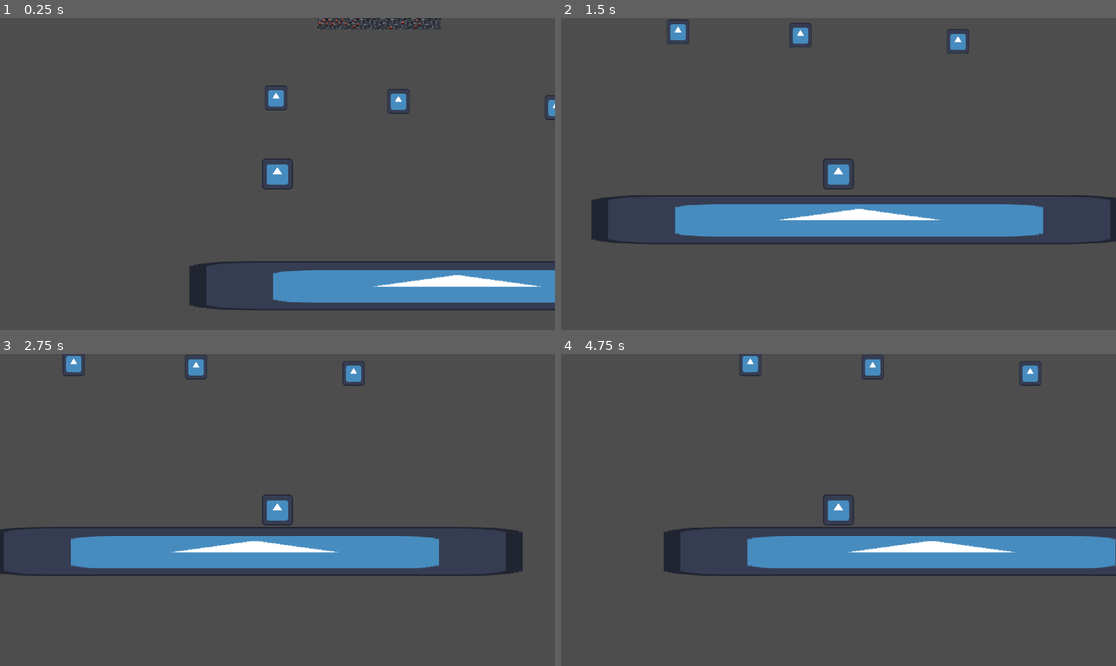
Above: before the commit, frames 1-4 (two rows, left to right).
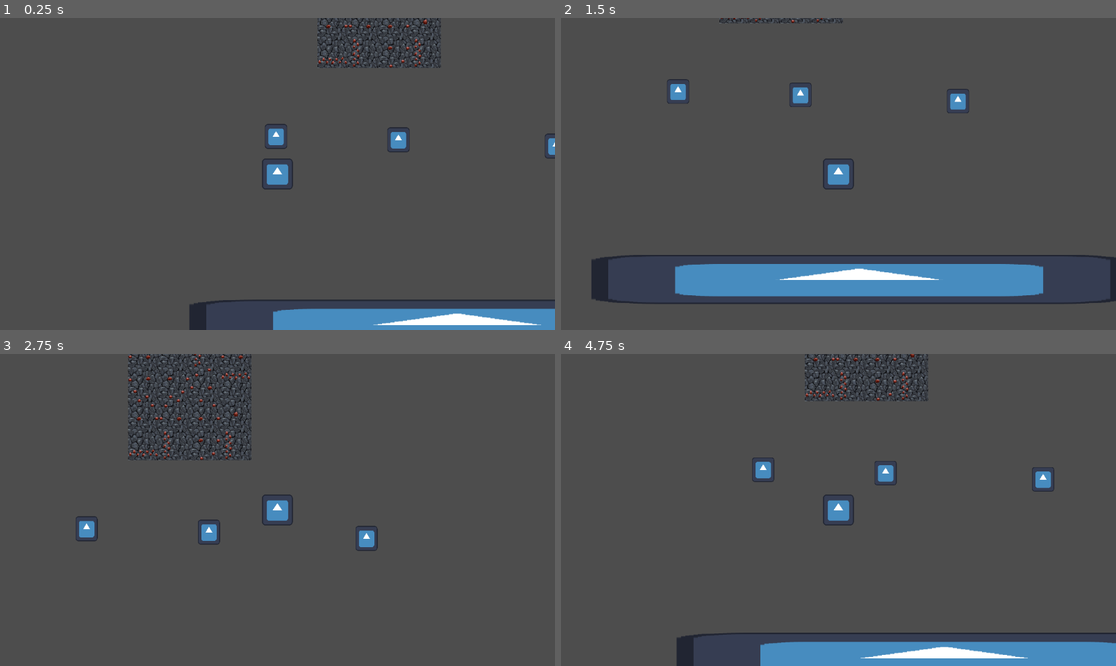
Above: after the commit, the same moments.

Repository: Tylefrost/Dyno
Game: Godot game, scene res://level_1.tscn
Two runs of this game, one before a commit and one after it. Both use one fixed random seed, a clock stepped at 60 frames per second and the inputs below. The engine's default icon, where the game draws it, is replaced by a stand-in: a white triangle on a blue panel in a dark square.
Inputs (mouse positions are in pixels of both pictures, inside the frame that each line leads up to):
- Up to frame 1 (0.25 s): no input
- Up to frame 2 (1.5 s): move the mouse to (960, 158) at 0.52 s; hold D (right) 0.53-1.28 s; click (960, 158) at 0.6 s; tap Space (jump) at 0.77, 0.8, 1.07, 1.35 s; move the mouse to (727, 189) at 1.27 s; hold A (left) from 1.28 s (still down)
- Up to frame 3 (2.75 s): tap Space (jump) at 1.52, 1.82, 2.3 s; click (166, 525) at 1.55 s; move the mouse to (333, 441) at 2.02 s; release A (left) at 2.03 s; hold D (right) from 2.03 s (still down); click (333, 441) at 2.1 s
- Up to frame 4 (4.75 s): move the mouse to (810, 572) at 2.77 s; click (810, 572) at 2.85 s; tap Space (jump) at 3.02, 3.32, 3.6, 3.77, 4.07, 4.52 s; move the mouse to (1005, 556) at 3.52 s; release D (right) at 3.53 s; hold A (left) from 3.53 s (still down); move the mouse to (672, 463) at 4.27 s; click (672, 463) at 4.35 s

The runs differ from the first frame. In frame 1, 12% of the frame differs, in the area x 34-100%, y 0-100%; in frame 2, 18%, in the area x 5-100%, y 0-92%; in frame 3, 12%; in frame 4, 16%.

Commit message:
fixed jumping and better raycasts

Diff:
--- a/player.gd
+++ b/player.gd
@@ -2,11 +2,11 @@
 class_name Player
 
 #affects swing and jump
-@export var gravity_strength = 50
+@export var gravity_strength = 30
 
 #jumping
 @export var max_jump_force = 1000
-@export var min_jump_force = 100
+@export var min_jump_force = 300
 @export var jump_charge_time = 1
 var is_charging_jump = false
 var charge_start_time = 0
@@ -84,8 +84,9 @@
 
 func get_hook_pos():
 	for raycast in $Raycast.get_children():
-		if raycast.is_colliding():
-			return raycast.get_collision_point()
+		for individual_raycast in raycast.get_children():
+			if individual_raycast.is_colliding():
+				return individual_raycast.get_collision_point()
 
 func swing(delta):
 	var radius = global_position - hook_pos
--- a/player.tscn
+++ b/player.tscn
@@ -22,137 +22,546 @@
 metadata/_edit_lock_ = true
 
 [node name="Raycast" type="Node2D" parent="."]
-rotation = 4.71239
-scale = Vector2(0.4, 0.4)
-
-[node name="RayCast2D" type="RayCast2D" parent="Raycast"]
+
+[node name="Raycast4" type="Node2D" parent="Raycast"]
+scale = Vector2(0.3, 0.3)
+
+[node name="RayCast2D" type="RayCast2D" parent="Raycast/Raycast4"]
 position = Vector2(100, 0)
 rotation = 4.71239
 target_position = Vector2(0, 500)
 collision_mask = 2
 
-[node name="RayCast2D2" type="RayCast2D" parent="Raycast"]
+[node name="RayCast2D2" type="RayCast2D" parent="Raycast/Raycast4"]
 position = Vector2(100, 5)
 rotation = 4.71239
 skew = 0.0872665
 target_position = Vector2(2.08165e-12, 500)
 collision_mask = 2
 
-[node name="RayCast2D3" type="RayCast2D" parent="Raycast"]
+[node name="RayCast2D3" type="RayCast2D" parent="Raycast/Raycast4"]
 position = Vector2(100, -5)
 rotation = 4.71239
 skew = -0.0872665
 target_position = Vector2(0, 500)
 collision_mask = 2
 
-[node name="RayCast2D4" type="RayCast2D" parent="Raycast"]
+[node name="RayCast2D4" type="RayCast2D" parent="Raycast/Raycast4"]
 position = Vector2(100, 10)
 rotation = 4.71239
 skew = 0.174533
 target_position = Vector2(2.08165e-12, 500)
 collision_mask = 2
 
-[node name="RayCast2D5" type="RayCast2D" parent="Raycast"]
+[node name="RayCast2D5" type="RayCast2D" parent="Raycast/Raycast4"]
 position = Vector2(100, -10)
 rotation = 4.71239
 skew = -0.174533
 target_position = Vector2(2.08165e-12, 500)
 collision_mask = 2
 
-[node name="RayCast2D6" type="RayCast2D" parent="Raycast"]
+[node name="RayCast2D6" type="RayCast2D" parent="Raycast/Raycast4"]
 position = Vector2(100, 15)
 rotation = 4.71239
 skew = 0.261799
 target_position = Vector2(2.08165e-12, 500)
 collision_mask = 2
 
-[node name="RayCast2D7" type="RayCast2D" parent="Raycast"]
+[node name="RayCast2D7" type="RayCast2D" parent="Raycast/Raycast4"]
 position = Vector2(100, -15)
 rotation = 4.71239
 skew = -0.261799
 target_position = Vector2(2.08165e-12, 500)
 collision_mask = 2
 
-[node name="RayCast2D8" type="RayCast2D" parent="Raycast"]
+[node name="RayCast2D8" type="RayCast2D" parent="Raycast/Raycast4"]
 position = Vector2(100, 20)
 rotation = 4.71239
 skew = 0.349066
 target_position = Vector2(2.08165e-12, 500)
 collision_mask = 2
 
-[node name="RayCast2D9" type="RayCast2D" parent="Raycast"]
+[node name="RayCast2D9" type="RayCast2D" parent="Raycast/Raycast4"]
 position = Vector2(100, -20)
 rotation = 4.71239
 skew = -0.349066
 target_position = Vector2(2.08165e-12, 500)
 collision_mask = 2
 
-[node name="RayCast2D10" type="RayCast2D" parent="Raycast"]
+[node name="RayCast2D10" type="RayCast2D" parent="Raycast/Raycast4"]
 position = Vector2(100, 25)
 rotation = 4.71239
 skew = 0.436332
 target_position = Vector2(2.08165e-12, 500)
 collision_mask = 2
 
-[node name="RayCast2D11" type="RayCast2D" parent="Raycast"]
+[node name="RayCast2D11" type="RayCast2D" parent="Raycast/Raycast4"]
 position = Vector2(100, -25)
 rotation = 4.71239
 skew = -0.436332
 target_position = Vector2(2.08165e-12, 500)
 collision_mask = 2
 
-[node name="RayCast2D12" type="RayCast2D" parent="Raycast"]
+[node name="RayCast2D12" type="RayCast2D" parent="Raycast/Raycast4"]
 position = Vector2(100, 30)
 rotation = 4.71239
 skew = 0.523599
 target_position = Vector2(2.08165e-12, 500)
 collision_mask = 2
 
-[node name="RayCast2D13" type="RayCast2D" parent="Raycast"]
+[node name="RayCast2D13" type="RayCast2D" parent="Raycast/Raycast4"]
 position = Vector2(100, -30)
 rotation = 4.71239
 skew = -0.523599
 target_position = Vector2(2.08165e-12, 500)
 collision_mask = 2
 
-[node name="RayCast2D14" type="RayCast2D" parent="Raycast"]
+[node name="RayCast2D14" type="RayCast2D" parent="Raycast/Raycast4"]
 position = Vector2(100, 35)
 rotation = 4.71239
 skew = 0.610865
 target_position = Vector2(2.08165e-12, 500)
 collision_mask = 2
 
-[node name="RayCast2D15" type="RayCast2D" parent="Raycast"]
+[node name="RayCast2D15" type="RayCast2D" parent="Raycast/Raycast4"]
 position = Vector2(100, -35)
 rotation = 4.71239
 skew = -0.610865
 target_position = Vector2(2.08165e-12, 500)
 collision_mask = 2
 
-[node name="RayCast2D16" type="RayCast2D" parent="Raycast"]
+[node name="RayCast2D16" type="RayCast2D" parent="Raycast/Raycast4"]
 position = Vector2(100, 40)
 rotation = 4.71239
 skew = 0.698132
 target_position = Vector2(2.08165e-12, 500)
 collision_mask = 2
 
-[node name="RayCast2D17" type="RayCast2D" parent="Raycast"]
+[node name="RayCast2D17" type="RayCast2D" parent="Raycast/Raycast4"]
 position = Vector2(100, -40)
 rotation = 4.71239
 skew = -0.698132
 target_position = Vector2(2.08165e-12, 500)
 collision_mask = 2
 
-[node name="RayCast2D18" type="RayCast2D" parent="Raycast"]
+[node name="RayCast2D18" type="RayCast2D" parent="Raycast/Raycast4"]
 position = Vector2(100, 45)
 rotation = 4.71239
 skew = 0.785398
 target_position = Vector2(2.08165e-12, 500)
 collision_mask = 2
 
-[node name="RayCast2D19" type="RayCast2D" parent="Raycast"]
+[node name="RayCast2D19" type="RayCast2D" parent="Raycast/Raycast4"]
 position = Vector2(100, -45)
 rotation = 4.71239
 skew = -0.785398
 target_position = Vector2(2.08165e-12, 500)
 collision_mask = 2
+
+[node name="Raycast3" type="Node2D" parent="Raycast"]
+rotation = 1.5708
+scale = Vector2(0.3, 0.3)
+
+[node name="RayCast2D" type="RayCast2D" parent="Raycast/Raycast3"]
+position = Vector2(100, 0)
+rotation = 4.71239
+target_position = Vector2(0, 500)
+collision_mask = 2
+
+[node name="RayCast2D2" type="RayCast2D" parent="Raycast/Raycast3"]
+position = Vector2(100, 5)
+rotation = 4.71239
+skew = 0.0872665
+target_position = Vector2(2.08165e-12, 500)
+collision_mask = 2
+
+[node name="RayCast2D3" type="RayCast2D" parent="Raycast/Raycast3"]
+position = Vector2(100, -5)
+rotation = 4.71239
+skew = -0.0872665
+target_position = Vector2(0, 500)
+collision_mask = 2
+
+[node name="RayCast2D4" type="RayCast2D" parent="Raycast/Raycast3"]
+position = Vector2(100, 10)
+rotation = 4.71239
+skew = 0.174533
+target_position = Vector2(2.08165e-12, 500)
+collision_mask = 2
+
+[node name="RayCast2D5" type="RayCast2D" parent="Raycast/Raycast3"]
+position = Vector2(100, -10)
+rotation = 4.71239
+skew = -0.174533
+target_position = Vector2(2.08165e-12, 500)
+collision_mask = 2
+
+[node name="RayCast2D6" type="RayCast2D" parent="Raycast/Raycast3"]
+position = Vector2(100, 15)
+rotation = 4.71239
+skew = 0.261799
+target_position = Vector2(2.08165e-12, 500)
+collision_mask = 2
+
+[node name="RayCast2D7" type="RayCast2D" parent="Raycast/Raycast3"]
+position = Vector2(100, -15)
+rotation = 4.71239
+skew = -0.261799
+target_position = Vector2(2.08165e-12, 500)
+collision_mask = 2
+
+[node name="RayCast2D8" type="RayCast2D" parent="Raycast/Raycast3"]
+position = Vector2(100, 20)
+rotation = 4.71239
+skew = 0.349066
+target_position = Vector2(2.08165e-12, 500)
+collision_mask = 2
+
+[node name="RayCast2D9" type="RayCast2D" parent="Raycast/Raycast3"]
+position = Vector2(100, -20)
+rotation = 4.71239
+skew = -0.349066
+target_position = Vector2(2.08165e-12, 500)
+collision_mask = 2
+
+[node name="RayCast2D10" type="RayCast2D" parent="Raycast/Raycast3"]
+position = Vector2(100, 25)
+rotation = 4.71239
+skew = 0.436332
+target_position = Vector2(2.08165e-12, 500)
+collision_mask = 2
+
+[node name="RayCast2D11" type="RayCast2D" parent="Raycast/Raycast3"]
+position = Vector2(100, -25)
+rotation = 4.71239
+skew = -0.436332
+target_position = Vector2(2.08165e-12, 500)
+collision_mask = 2
+
+[node name="RayCast2D12" type="RayCast2D" parent="Raycast/Raycast3"]
+position = Vector2(100, 30)
+rotation = 4.71239
+skew = 0.523599
+target_position = Vector2(2.08165e-12, 500)
+collision_mask = 2
+
+[node name="RayCast2D13" type="RayCast2D" parent="Raycast/Raycast3"]
+position = Vector2(100, -30)
+rotation = 4.71239
+skew = -0.523599
+target_position = Vector2(2.08165e-12, 500)
+collision_mask = 2
+
+[node name="RayCast2D14" type="RayCast2D" parent="Raycast/Raycast3"]
+position = Vector2(100, 35)
+rotation = 4.71239
+skew = 0.610865
+target_position = Vector2(2.08165e-12, 500)
+collision_mask = 2
+
+[node name="RayCast2D15" type="RayCast2D" parent="Raycast/Raycast3"]
+position = Vector2(100, -35)
+rotation = 4.71239
+skew = -0.610865
+target_position = Vector2(2.08165e-12, 500)
+collision_mask = 2
+
+[node name="RayCast2D16" type="RayCast2D" parent="Raycast/Raycast3"]
+position = Vector2(100, 40)
+rotation = 4.71239
+skew = 0.698132
+target_position = Vector2(2.08165e-12, 500)
+collision_mask = 2
+
+[node name="RayCast2D17" type="RayCast2D" parent="Raycast/Raycast3"]
+position = Vector2(100, -40)
+rotation = 4.71239
+skew = -0.698132
+target_position = Vector2(2.08165e-12, 500)
+collision_mask = 2
+
+[node name="RayCast2D18" type="RayCast2D" parent="Raycast/Raycast3"]
+position = Vector2(100, 45)
+rotation = 4.71239
+skew = 0.785398
+target_position = Vector2(2.08165e-12, 500)
+collision_mask = 2
+
+[node name="RayCast2D19" type="RayCast2D" parent="Raycast/Raycast3"]
+position = Vector2(100, -45)
+rotation = 4.71239
+skew = -0.785398
+target_position = Vector2(2.08165e-12, 500)
+collision_mask = 2
+
+[node name="Raycast2" type="Node2D" parent="Raycast"]
+rotation = -1.5708
+scale = Vector2(0.3, 0.3)
+
+[node name="RayCast2D" type="RayCast2D" parent="Raycast/Raycast2"]
+position = Vector2(100, 0)
+rotation = 4.71239
+target_position = Vector2(0, 500)
+collision_mask = 2
+
+[node name="RayCast2D2" type="RayCast2D" parent="Raycast/Raycast2"]
+position = Vector2(100, 5)
+rotation = 4.71239
+skew = 0.0872665
+target_position = Vector2(2.08165e-12, 500)
+collision_mask = 2
+
+[node name="RayCast2D3" type="RayCast2D" parent="Raycast/Raycast2"]
+position = Vector2(100, -5)
+rotation = 4.71239
+skew = -0.0872665
+target_position = Vector2(0, 500)
+collision_mask = 2
+
+[node name="RayCast2D4" type="RayCast2D" parent="Raycast/Raycast2"]
+position = Vector2(100, 10)
+rotation = 4.71239
+skew = 0.174533
+target_position = Vector2(2.08165e-12, 500)
+collision_mask = 2
+
+[node name="RayCast2D5" type="RayCast2D" parent="Raycast/Raycast2"]
+position = Vector2(100, -10)
+rotation = 4.71239
+skew = -0.174533
+target_position = Vector2(2.08165e-12, 500)
+collision_mask = 2
+
+[node name="RayCast2D6" type="RayCast2D" parent="Raycast/Raycast2"]
+position = Vector2(100, 15)
+rotation = 4.71239
+skew = 0.261799
+target_position = Vector2(2.08165e-12, 500)
+collision_mask = 2
+
+[node name="RayCast2D7" type="RayCast2D" parent="Raycast/Raycast2"]
+position = Vector2(100, -15)
+rotation = 4.71239
+skew = -0.261799
+target_position = Vector2(2.08165e-12, 500)
+collision_mask = 2
+
+[node name="RayCast2D8" type="RayCast2D" parent="Raycast/Raycast2"]
+position = Vector2(100, 20)
+rotation = 4.71239
+skew = 0.349066
+target_position = Vector2(2.08165e-12, 500)
+collision_mask = 2
+
+[node name="RayCast2D9" type="RayCast2D" parent="Raycast/Raycast2"]
+position = Vector2(100, -20)
+rotation = 4.71239
+skew = -0.349066
+target_position = Vector2(2.08165e-12, 500)
+collision_mask = 2
+
+[node name="RayCast2D10" type="RayCast2D" parent="Raycast/Raycast2"]
+position = Vector2(100, 25)
+rotation = 4.71239
+skew = 0.436332
+target_position = Vector2(2.08165e-12, 500)
+collision_mask = 2
+
+[node name="RayCast2D11" type="RayCast2D" parent="Raycast/Raycast2"]
+position = Vector2(100, -25)
+rotation = 4.71239
+skew = -0.436332
+target_position = Vector2(2.08165e-12, 500)
+collision_mask = 2
+
+[node name="RayCast2D12" type="RayCast2D" parent="Raycast/Raycast2"]
+position = Vector2(100, 30)
+rotation = 4.71239
+skew = 0.523599
+target_position = Vector2(2.08165e-12, 500)
+collision_mask = 2
+
+[node name="RayCast2D13" type="RayCast2D" parent="Raycast/Raycast2"]
+position = Vector2(100, -30)
+rotation = 4.71239
+skew = -0.523599
+target_position = Vector2(2.08165e-12, 500)
+collision_mask = 2
+
+[node name="RayCast2D14" type="RayCast2D" parent="Raycast/Raycast2"]
+position = Vector2(100, 35)
+rotation = 4.71239
+skew = 0.610865
+target_position = Vector2(2.08165e-12, 500)
+collision_mask = 2
+
+[node name="RayCast2D15" type="RayCast2D" parent="Raycast/Raycast2"]
+position = Vector2(100, -35)
+rotation = 4.71239
+skew = -0.610865
+target_position = Vector2(2.08165e-12, 500)
+collision_mask = 2
+
+[node name="RayCast2D16" type="RayCast2D" parent="Raycast/Raycast2"]
+position = Vector2(100, 40)
+rotation = 4.71239
+skew = 0.698132
+target_position = Vector2(2.08165e-12, 500)
+collision_mask = 2
+
+[node name="RayCast2D17" type="RayCast2D" parent="Raycast/Raycast2"]
+position = Vector2(100, -40)
+rotation = 4.71239
+skew = -0.698132
+target_position = Vector2(2.08165e-12, 500)
+collision_mask = 2
+
+[node name="RayCast2D18" type="RayCast2D" parent="Raycast/Raycast2"]
+position = Vector2(100, 45)
+rotation = 4.71239
+skew = 0.785398
+target_position = Vector2(2.08165e-12, 500)
+collision_mask = 2
+
+[node name="RayCast2D19" type="RayCast2D" parent="Raycast/Raycast2"]
+position = Vector2(100, -45)
+rotation = 4.71239
+skew = -0.785398
+target_position = Vector2(2.08165e-12, 500)
+collision_mask = 2
+
+[node name="Raycast1" type="Node2D" parent="Raycast"]
+rotation = 3.14159
+scale = Vector2(0.3, 0.3)
+
+[node name="RayCast2D" type="RayCast2D" parent="Raycast/Raycast1"]
+position = Vector2(100, 0)
+rotation = 4.71239
+target_position = Vector2(0, 500)
+collision_mask = 2
+
+[node name="RayCast2D2" type="RayCast2D" parent="Raycast/Raycast1"]
+position = Vector2(100, 5)
+rotation = 4.71239
+skew = 0.0872665
+target_position = Vector2(2.08165e-12, 500)
+collision_mask = 2
+
+[node name="RayCast2D3" type="RayCast2D" parent="Raycast/Raycast1"]
+position = Vector2(100, -5)
+rotation = 4.71239
+skew = -0.0872665
+target_position = Vector2(0, 500)
+collision_mask = 2
+
+[node name="RayCast2D4" type="RayCast2D" parent="Raycast/Raycast1"]
+position = Vector2(100, 10)
+rotation = 4.71239
+skew = 0.174533
+target_position = Vector2(2.08165e-12, 500)
+collision_mask = 2
+
+[node name="RayCast2D5" type="RayCast2D" parent="Raycast/Raycast1"]
+position = Vector2(100, -10)
+rotation = 4.71239
+skew = -0.174533
+target_position = Vector2(2.08165e-12, 500)
+collision_mask = 2
+
+[node name="RayCast2D6" type="RayCast2D" parent="Raycast/Raycast1"]
+position = Vector2(100, 15)
+rotation = 4.71239
+skew = 0.261799
+target_position = Vector2(2.08165e-12, 500)
+collision_mask = 2
+
+[node name="RayCast2D7" type="RayCast2D" parent="Raycast/Raycast1"]
+position = Vector2(100, -15)
+rotation = 4.71239
+skew = -0.261799
+target_position = Vector2(2.08165e-12, 500)
+collision_mask = 2
+
+[node name="RayCast2D8" type="RayCast2D" parent="Raycast/Raycast1"]
+position = Vector2(100, 20)
+rotation = 4.71239
+skew = 0.349066
+target_position = Vector2(2.08165e-12, 500)
+collision_mask = 2
+
+[node name="RayCast2D9" type="RayCast2D" parent="Raycast/Raycast1"]
+position = Vector2(100, -20)
+rotation = 4.71239
+skew = -0.349066
+target_position = Vector2(2.08165e-12, 500)
+collision_mask = 2
+
+[node name="RayCast2D10" type="RayCast2D" parent="Raycast/Raycast1"]
+position = Vector2(100, 25)
+rotation = 4.71239
+skew = 0.436332
+target_position = Vector2(2.08165e-12, 500)
+collision_mask = 2
+
+[node name="RayCast2D11" type="RayCast2D" parent="Raycast/Raycast1"]
+position = Vector2(100, -25)
+rotation = 4.71239
+skew = -0.436332
+target_position = Vector2(2.08165e-12, 500)
+collision_mask = 2
+
+[node name="RayCast2D12" type="RayCast2D" parent="Raycast/Raycast1"]
+position = Vector2(100, 30)
+rotation = 4.71239
+skew = 0.523599
+target_position = Vector2(2.08165e-12, 500)
+collision_mask = 2
+
+[node name="RayCast2D13" type="RayCast2D" parent="Raycast/Raycast1"]
+position = Vector2(100, -30)
+rotation = 4.71239
+skew = -0.523599
+target_position = Vector2(2.08165e-12, 500)
+collision_mask = 2
+
+[node name="RayCast2D14" type="RayCast2D" parent="Raycast/Raycast1"]
+position = Vector2(100, 35)
+rotation = 4.71239
+skew = 0.610865
+target_position = Vector2(2.08165e-12, 500)
+collision_mask = 2
+
+[node name="RayCast2D15" type="RayCast2D" parent="Raycast/Raycast1"]
+position = Vector2(100, -35)
+rotation = 4.71239
+skew = -0.610865
+target_position = Vector2(2.08165e-12, 500)
+collision_mask = 2
+
+[node name="RayCast2D16" type="RayCast2D" parent="Raycast/Raycast1"]
+position = Vector2(100, 40)
+rotation = 4.71239
+skew = 0.698132
+target_position = Vector2(2.08165e-12, 500)
+collision_mask = 2
+
+[node name="RayCast2D17" type="RayCast2D" parent="Raycast/Raycast1"]
+position = Vector2(100, -40)
+rotation = 4.71239
+skew = -0.698132
+target_position = Vector2(2.08165e-12, 500)
+collision_mask = 2
+
+[node name="RayCast2D18" type="RayCast2D" parent="Raycast/Raycast1"]
+position = Vector2(100, 45)
+rotation = 4.71239
+skew = 0.785398
+target_position = Vector2(2.08165e-12, 500)
+collision_mask = 2
+
+[node name="RayCast2D19" type="RayCast2D" parent="Raycast/Raycast1"]
+position = Vector2(100, -45)
+rotation = 4.71239
+skew = -0.785398
+target_position = Vector2(2.08165e-12, 500)
+collision_mask = 2
--- a/tilemap.gd
+++ b/tilemap.gd
@@ -1,5 +1,4 @@
 extends TileMapLayer
-
 
 # Called when the node enters the scene tree for the first time.
 func _ready() -> void:
